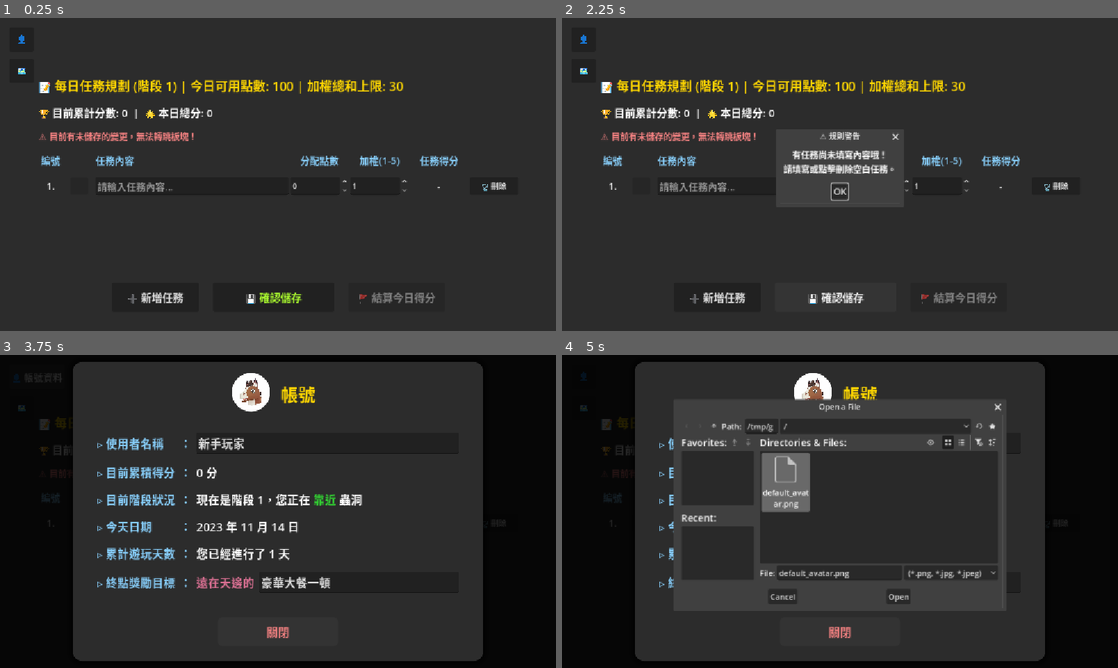
Above: before the commit, frames 1-4 (two rows, left to right).
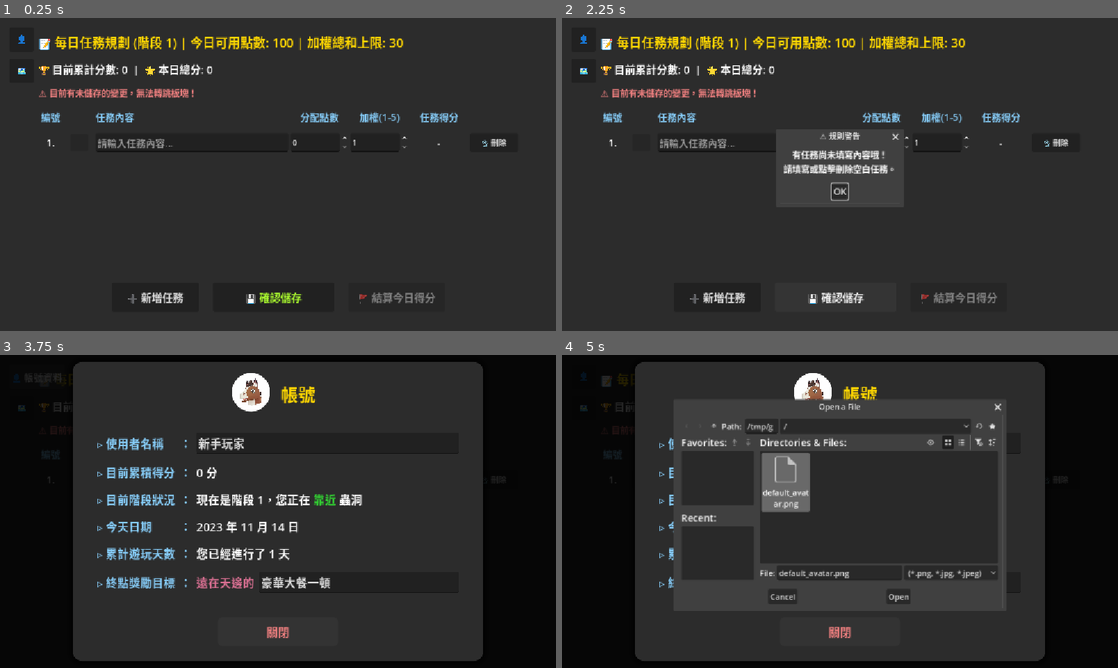
Above: after the commit, the same moments.

Repository: mirloss695/todo-monopoly
Game: Godot game, scene res://main.tscn
The game is run twice, just before and just after one commit, with the same random seed, the same clock (stepped at 60 frames per second) and the same inputs.
Inputs (mouse positions are in pixels of both pictures, inside the frame that each line leads up to):
- Up to frame 1 (0.25 s): no input
- Up to frame 2 (2.25 s): click "🗑️ 刪除" at 0.5 s; click "➕ 新增任務" at 1.25 s; click "💾 確認儲存" at 2 s
- Up to frame 3 (3.75 s): click "OK" at 2.75 s; click "👤" at 3.5 s
- Up to frame 4 (5 s): click (812, 392) at 4.25 s

The runs differ from the first frame. In frame 1, 7.5% of the frame differs, in the area x 7-92%, y 5-57%; in frame 2, 7.2%; in frame 3, 0.3%; in frame 4, 0.4%.

Commit message:
版面調整
修改：
1、任務板塊物件除最底下三個按鈕外整體上移，「每日任務規劃（後略）」一列約和「帳號資料」按鈕在同一水平線
2、點擊擲骰的按鈕再下移，整體按鈕位置大約一半在棋盤上，一半在棋盤外

Diff:
--- a/map_board.gd
+++ b/map_board.gd
@@ -1,7 +1,7 @@
 extends Node2D
 
 signal user_confirmed
-signal board_completed # 【新增】告訴控制器事件已全數結束的訊號
+signal board_completed
 
 var tile_size = Vector2(120, 94)
 var offset = Vector2(10, 10)
@@ -65,14 +65,20 @@
 func _on_window_resized():
 	var screen_size = get_viewport_rect().size
 	if bg: bg.set_deferred("size", screen_size)
+
+	# 地圖總大小是 510x510，會置中顯示
+	var map_size = Vector2(510, 510)
 	if map_root:
-		var map_size = Vector2(510, 510)
 		map_root.position = (screen_size - map_size) / 2.0
+
 	if event_panel:
 		event_panel.position = (screen_size - event_panel.size) / 2.0
+
 	if roll_dice_btn:
-		# 【修改】重新將擲骰按鈕調整至靠下的位置
-		roll_dice_btn.position = Vector2((screen_size.x - 250) / 2.0, screen_size.y - 160)
+		# 【修改】精確計算「地圖最底部邊緣」的 Y 座標
+		var map_bottom_y = (screen_size.y + map_size.y) / 2.0
+		# 讓按鈕的中心點對齊地圖底線 (扣除按鈕高度80的一半=40)
+		roll_dice_btn.position = Vector2((screen_size.x - 250) / 2.0, map_bottom_y - 40)
 
 func setup_ui():
 	ui_layer = CanvasLayer.new()
@@ -239,12 +245,12 @@
 	is_moving = false
 	if current_tile_index == 19:
 		is_event_active = false
-		board_completed.emit() # 【新增】發送結束訊號
+		board_completed.emit()
 	elif current_tile_index in chance_tiles:
 		show_chance_wheel()
 	else:
 		is_event_active = false
-		board_completed.emit() # 【新增】發送結束訊號
+		board_completed.emit()
 
 func show_chance_wheel():
 	event_panel.show()
@@ -276,10 +282,10 @@
 	event_panel.hide()
 
 	match final_option:
-		1: move_direction = 1; move_player(n) # 會再次觸發移動結束
+		1: move_direction = 1; move_player(n)
 		2: move_direction = -1; move_player(n)
-		3: total_score += m; is_event_active = false; board_completed.emit() # 【新增】發送訊號
-		4: total_score -= m; is_event_active = false; board_completed.emit() # 【新增】發送訊號
+		3: total_score += m; is_event_active = false; board_completed.emit()
+		4: total_score -= m; is_event_active = false; board_completed.emit()
 
 func _input(event):
 	if event is InputEventKey and event.keycode == KEY_SPACE and event.pressed and not event.echo:
--- a/todol_list.gd
+++ b/todol_list.gd
@@ -22,16 +22,15 @@
 var board_status_label: Label
 
 func _ready():
-	# 【修改】移除不穩定的 anchors，改為嚴格跟隨視窗大小
 	get_viewport().size_changed.connect(_on_window_resized)
 	daily_points_limit = current_stage * 100
 	setup_ui()
-	_on_window_resized() # 遊戲開始時強制計算一次大小
+	_on_window_resized()
 	add_task_row()
 
 func _on_window_resized():
 	var screen_size = get_viewport_rect().size
-	self.size = screen_size # 【關鍵修改】讓面板永遠等同於螢幕大小
+	self.size = screen_size
 	if bg:
 		bg.size = screen_size
 	if margin:
@@ -43,10 +42,10 @@
 	add_child(bg)
 
 	margin = MarginContainer.new()
-	margin.add_theme_constant_override("margin_top", 120)
+	# 【修改】將頂部邊距調小至 30，讓標題與懸浮按鈕水平對齊
+	margin.add_theme_constant_override("margin_top", 30)
 	margin.add_theme_constant_override("margin_left", 80)
 	margin.add_theme_constant_override("margin_right", 80)
-	# 【修改】讓按鈕壓在距離視窗底部 40px 的位置，釋放極大空間給任務列
 	margin.add_theme_constant_override("margin_bottom", 40)
 	add_child(margin)
 
@@ -88,7 +87,7 @@
 	main_vbox.add_child(title_hbox)
 
 	var scroll = ScrollContainer.new()
-	scroll.size_flags_vertical = SIZE_EXPAND_FILL # 現在這個屬性終於能正常發揮作用了！
+	scroll.size_flags_vertical = SIZE_EXPAND_FILL
 	scroll.custom_minimum_size = Vector2(0, 150)
 	tasks_container = VBoxContainer.new()
 	tasks_container.size_flags_horizontal = SIZE_EXPAND_FILL
